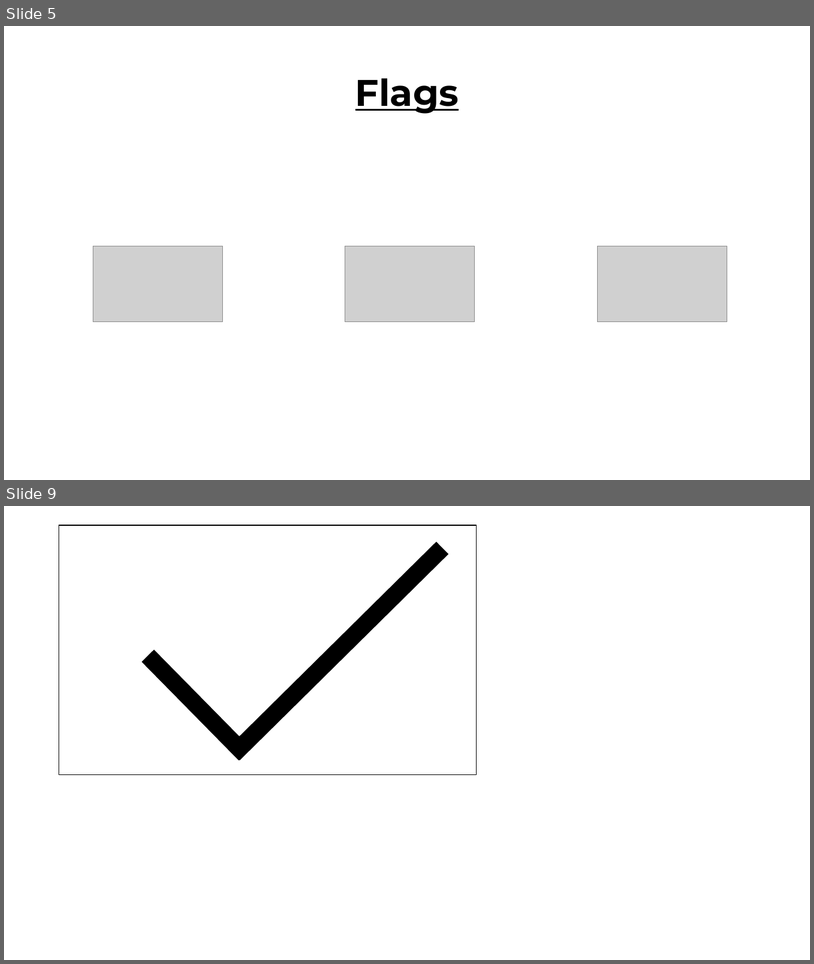
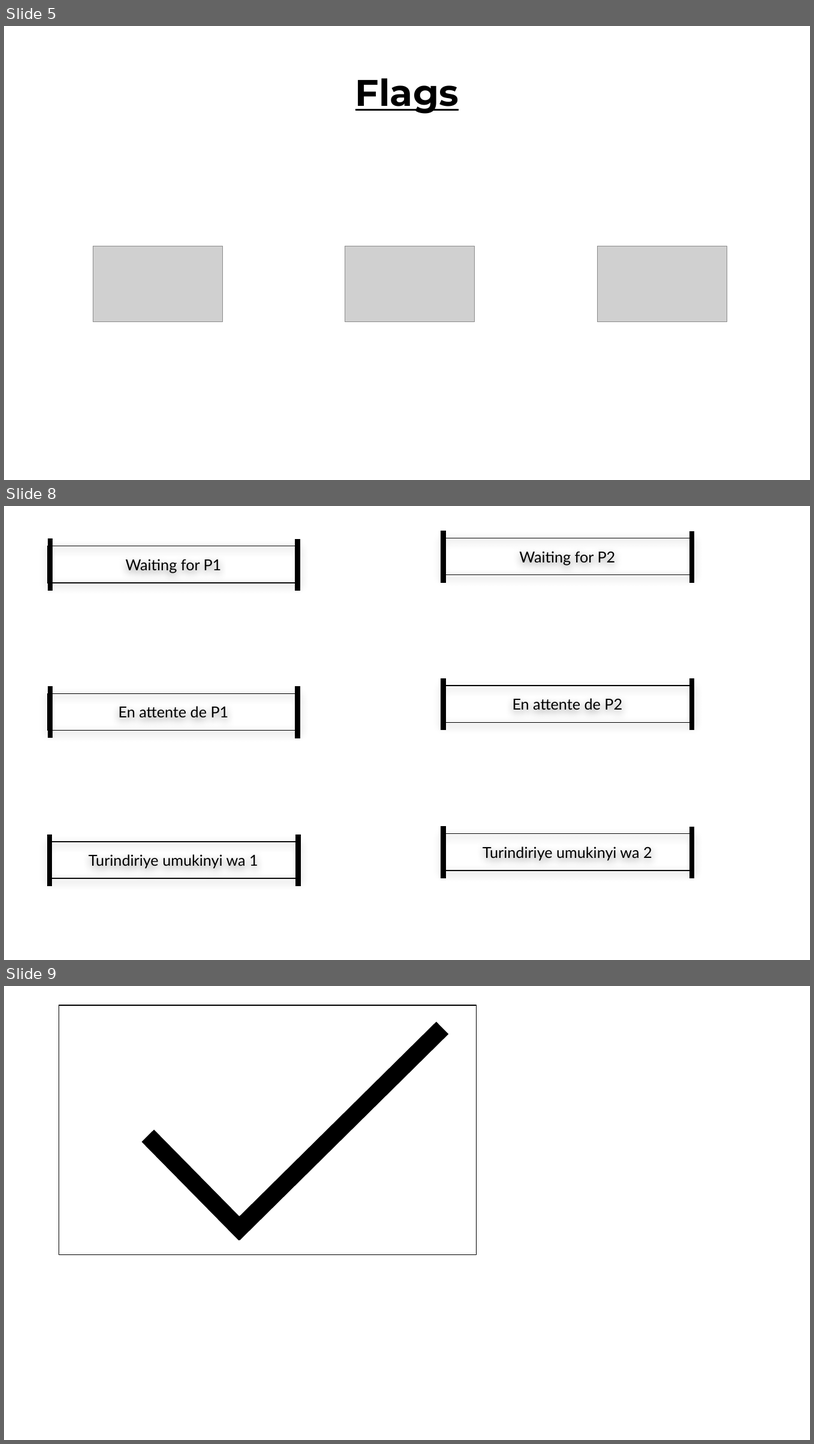
Before and after one commit to dan4am/urubugu, a slide deck: assets/buttons.pptx. Shown one above the other, each under a label of ours: slides 5 and 9 before the commit, slides 5, 8 and 9 after it; the slides between them are not shown. The pictures are 814x964 and 814x1444 pixels, drawn with LibreOffice and Linux fonts; fonts in the diff are those of the drawing; grey boxes stand for pictures. Boxes give left, top, right and bottom in pixels: in the first picture for what was removed or moved away, otherwise in the second. Text is boxed around its words. In the diff, an @@ line names an element or a change of style, - is before the commit and + after.

Commit message:
updated : online event handler,waiting for Px screen added : virtual env

```diff
--- a/assets/buttons.pptx
+++ b/assets/buttons.pptx
@@ slide 8 added at [4,506,810,960], background #FFFFFF @@
@@ line added from (50, 538) to (50, 591), #000000 6 pt @@
@@ line added from (298, 538) to (298, 591), #000000 6 pt @@
@@ rounded rectangle added at [441,538,693,575], outline #0D0D0D 1 pt, 18 pt, text #000000 @@
+Waiting for P2
@@ line added from (444, 531) to (444, 583), #000000 6 pt @@
@@ line added from (692, 531) to (692, 583), #000000 6 pt @@
@@ rounded rectangle added at [48,546,300,583], outline #0D0D0D 1 pt, 18 pt, text #000000 @@
+Waiting for P1
@@ rounded rectangle added at [441,685,693,723], outline #000000 1 pt, 18 pt, text #000000 @@
+En attente de P2
@@ line added from (444, 678) to (444, 730), #000000 6 pt @@
@@ line added from (692, 678) to (692, 730), #000000 6 pt @@
@@ rounded rectangle added at [48,694,300,730], outline #000000 1 pt, 18 pt, text #000000 @@
+En attente de P1
@@ line added from (50, 686) to (50, 738), #000000 6 pt @@
@@ line added from (298, 686) to (298, 738), #000000 6 pt @@
@@ line added from (444, 826) to (444, 878), #000000 6 pt @@
@@ line added from (692, 826) to (692, 878), #000000 6 pt @@
@@ rounded rectangle added at [48,841,300,878], outline #0D0D0D 1 pt, 18 pt, text #000000 @@
+Turindiriye umukinyi wa 1
@@ line added from (50, 834) to (50, 886), #000000 6 pt @@
@@ line added from (299, 834) to (299, 886), #000000 6 pt @@
@@ rounded rectangle added at [441,833,693,870], outline #0D0D0D 1 pt, 18 pt, text #000000 @@
+Turindiriye umukinyi wa 2
```
Also in this commit, not shown: 1 slide removed, 8 other files.
